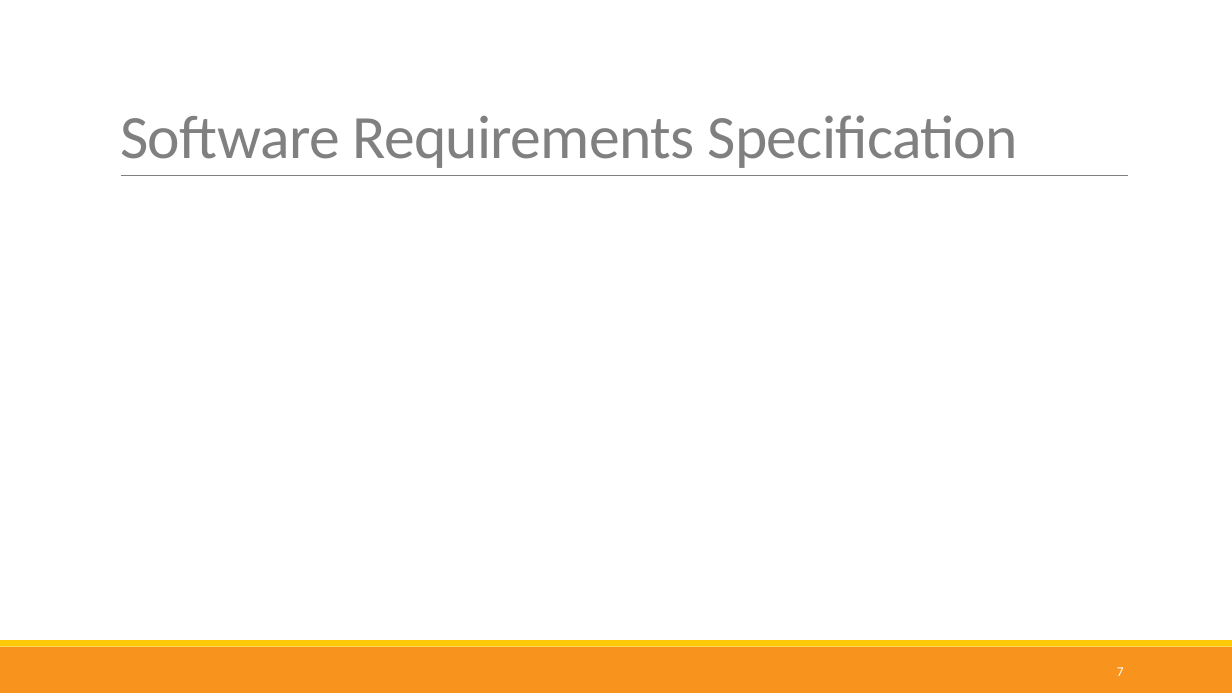
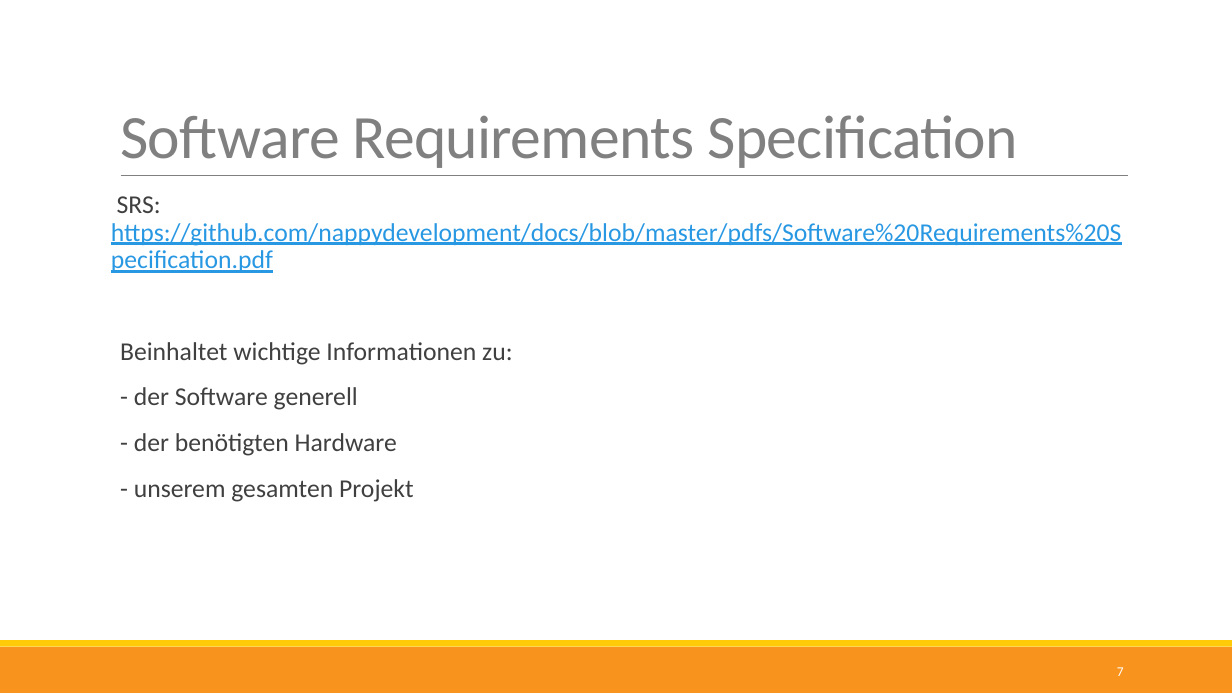
Before and after one commit to nappydevelopment/Nappy-the-ingenious-docs, a slide deck: slide 7 of Midterm-PPP.pptx. Drawn at 1232x693 pixels with LibreOffice and Linux fonts; fonts in the diff are those of the drawing. Boxes give left, top, right and bottom in pixels: in the first picture for what was removed or moved away, otherwise in the second. Text is boxed around its words. In the diff, an @@ line names an element or a change of style, - is before the commit and + after.

Commit message:
updated Medterm-PPP.pptx

```diff
--- a/Midterm-PPP.pptx
+++ b/Midterm-PPP.pptx
@@ text added at [111,196,1122,502], 20 pt, text #404040 @@
+SRS: https://github.com/nappydevelopment/docs/blob/master/pdfs/Software%20Requirements%20Specification.pdf
+  Beinhaltet wichtige Informationen zu:
+  - der Software generell
+  - der benötigten Hardware
+  - unserem gesamten Projekt
```
